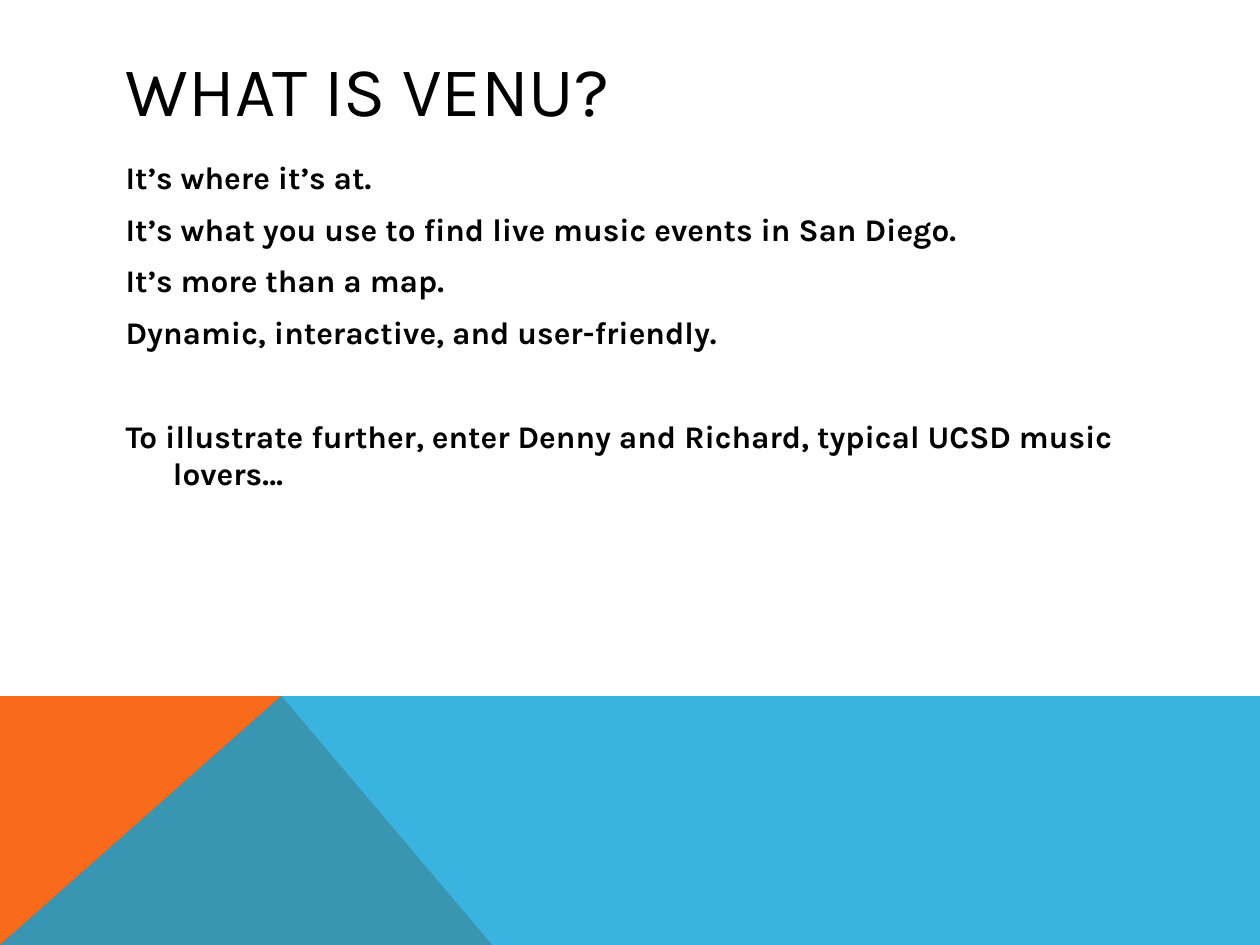
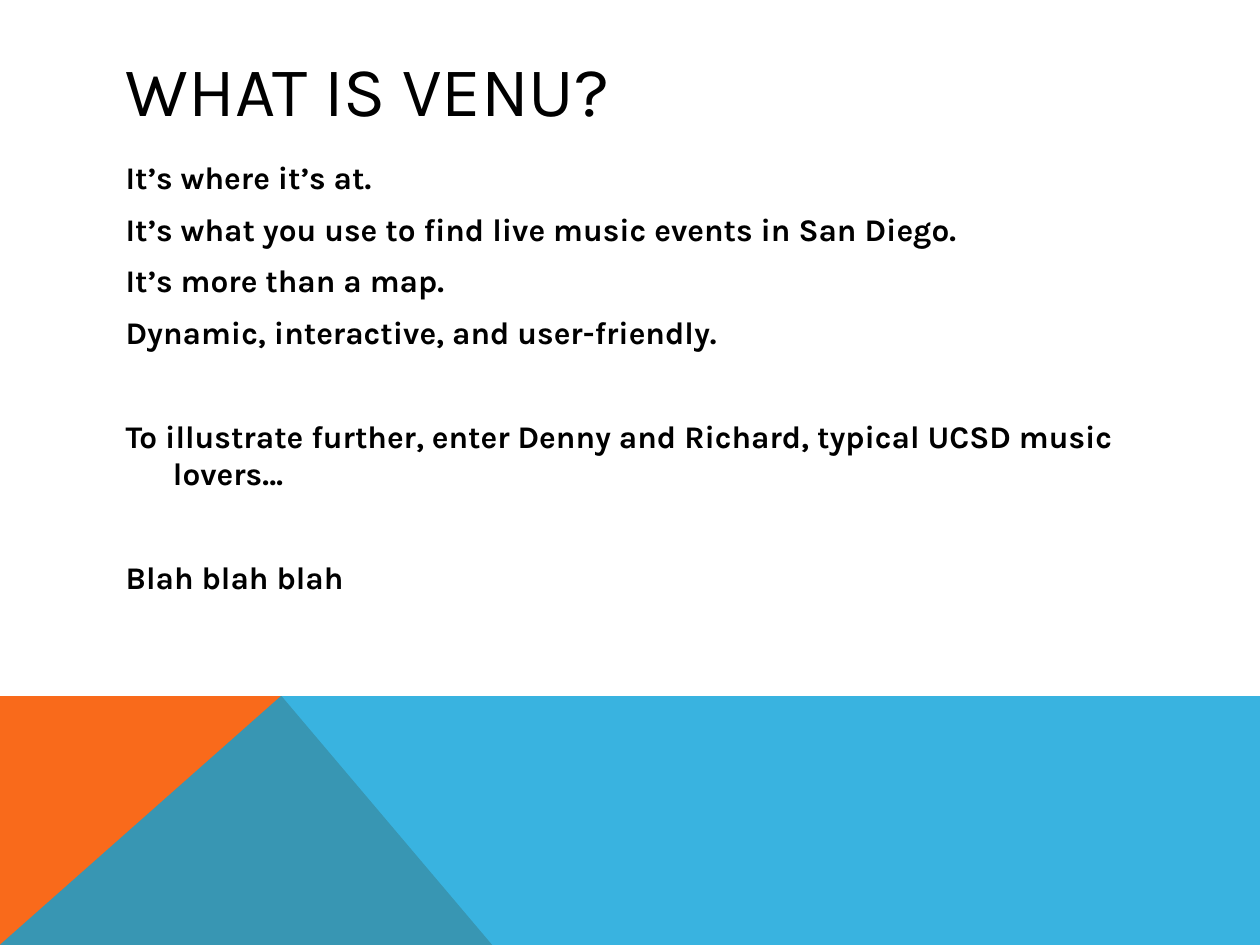
Before and after one commit to rcusing/VENU, a slide deck: slide 3 of venu.ppt. Drawn at 1260x945 pixels with LibreOffice and Linux fonts; fonts in the diff are those of the drawing. Boxes give left, top, right and bottom in pixels: in the first picture for what was removed or moved away, otherwise in the second. Text is boxed around its words. In the diff, an @@ line names an element or a change of style, - is before the commit and + after.

Commit message:
changed ppt for fun

```diff
--- a/venu.ppt
+++ b/venu.ppt
@@ text at [126, 567, 344, 590]: paragraph added @@
+Blah blah blah
```
